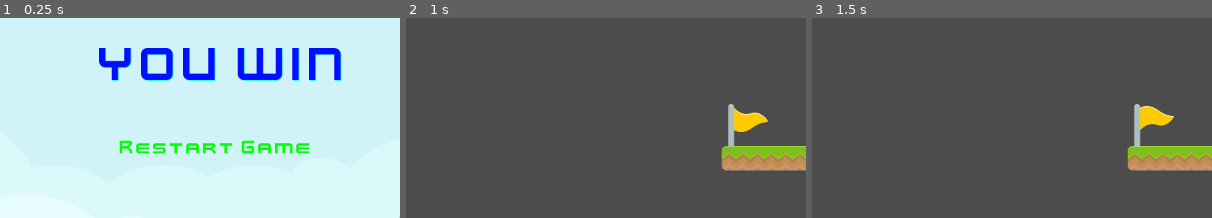
Above: before the commit, frames 1-3 (left to right).
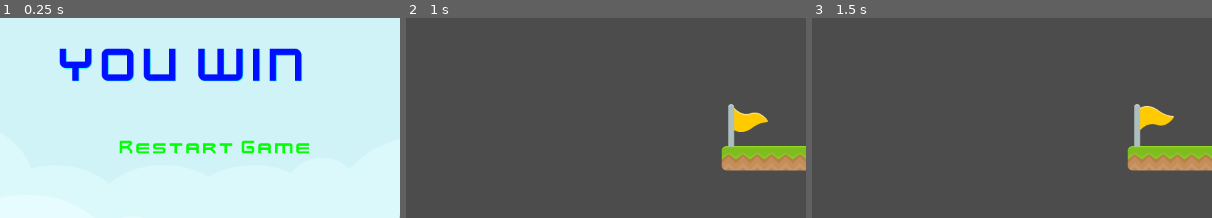
Above: after the commit, the same moments.

Repository: 44351-w21/one-screen-platformer-thomastran7
Game: Godot game, scene res://WinScreen.tscn
Two runs of this game, one before a commit and one after it. Both use one fixed random seed, a clock stepped at 60 frames per second and the inputs below. This scene is started directly instead of the project's main scene.
Inputs:
- Up to frame 1 (0.25 s): no input
- Up to frame 2 (1 s): click "Restart Game" at 0.5 s
- Up to frame 3 (1.5 s): tap Enter at 1.25 s; hold Right (ui_right) from 1.28 s (still down)
The pictures show only the part of the screen within x 22-72%, y 0-50%; the shares and areas given below are measured in that part.

The runs differ from the first frame. In frame 1, 6.3% of the frame differs, in the area x 14-86%, y 15-32%; in frame 2, nothing differs; in frame 3, nothing differs.

Commit message:
Made slight modifications

Diff:
--- a/WinScreen.tscn
+++ b/WinScreen.tscn
@@ -34,9 +34,10 @@
 [node name="Win" type="Label" parent="."]
 anchor_left = 0.5
 anchor_right = 0.5
-margin_left = -600.0
-margin_right = 600.0
-margin_bottom = 138.0
+margin_left = -659.46
+margin_top = 2.37842
+margin_right = 540.54
+margin_bottom = 140.378
 custom_fonts/font = SubResource( 1 )
 custom_colors/font_color = Color( 0, 0.0627451, 1, 1 )
 custom_colors/font_outline_modulate = Color( 0.0509804, 0.996078, 0.905882, 1 )
Not shown, changed: docs/index.pck
